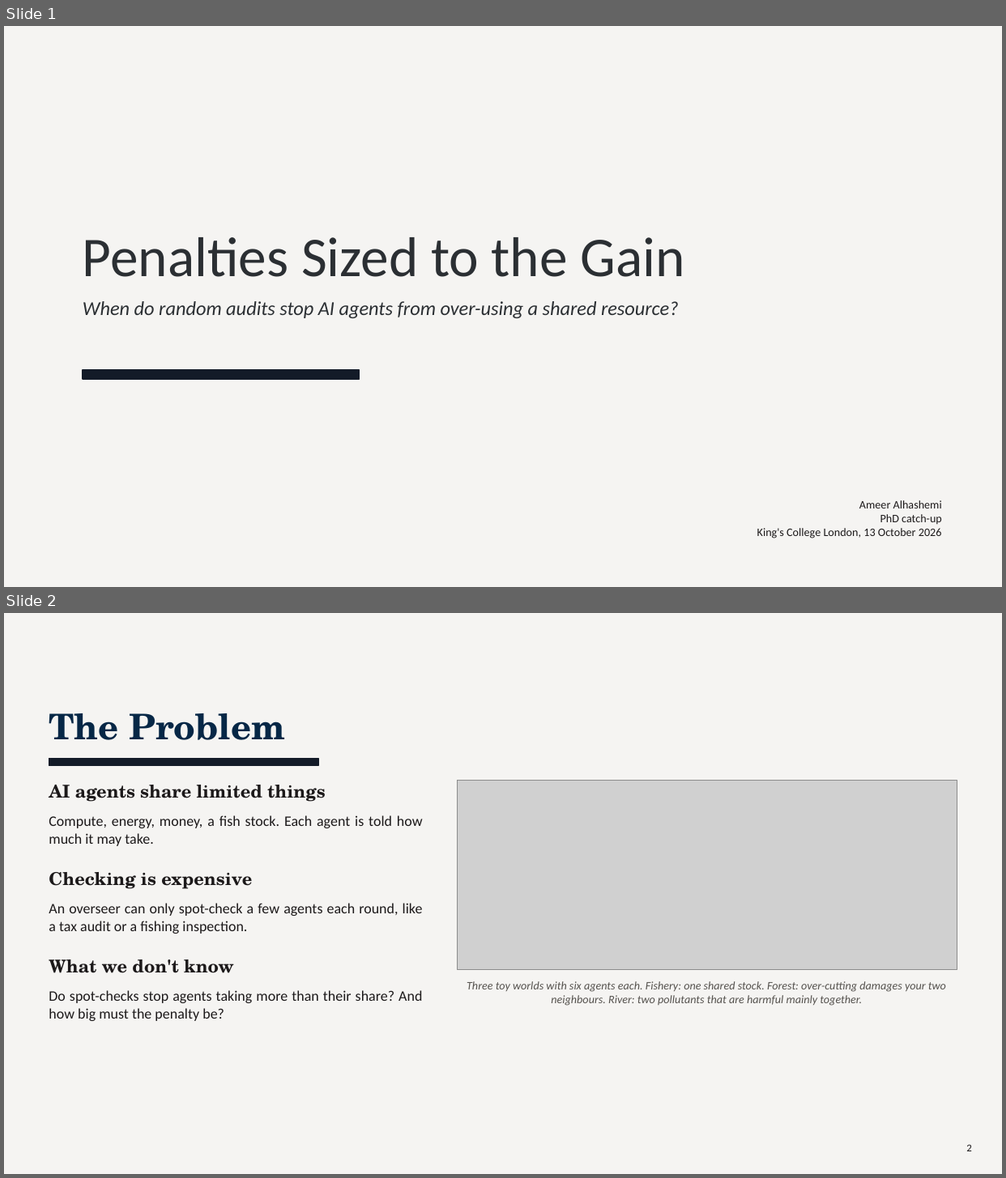
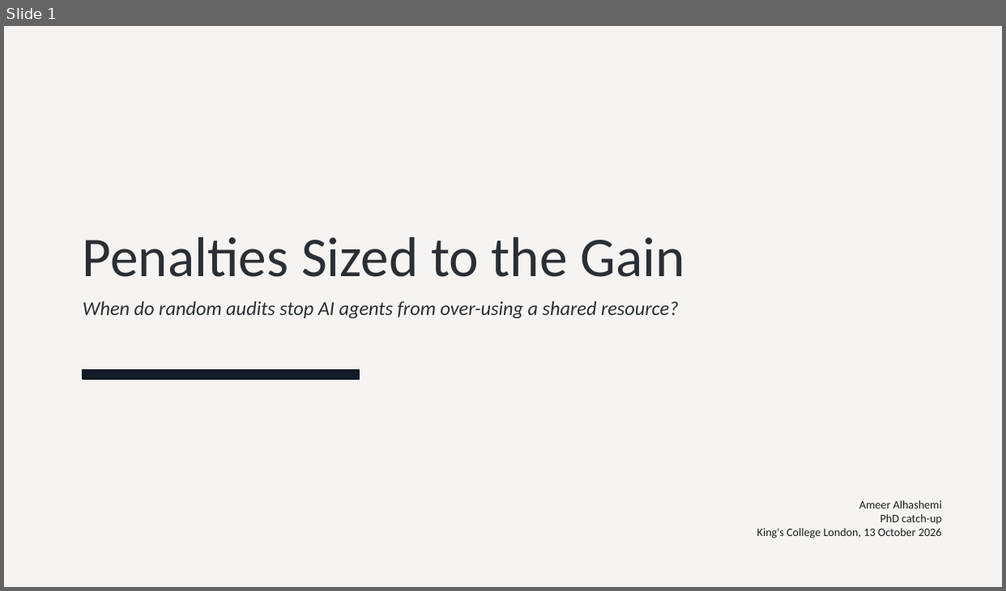
Before and after one commit to TallowCatch/invasion-commons, a slide deck: notes/slides/2026-10-13_phd_catchup/phd_catchup_2026-10-13.pptx. Shown one above the other, each under a label of ours: slides 1 and 2 before the commit, slide 1 after it. The pictures are 1006x1178 and 1006x591 pixels, drawn with LibreOffice and Linux fonts; fonts in the diff are those of the drawing; grey boxes stand for pictures. Boxes give left, top, right and bottom in pixels: in the first picture for what was removed or moved away, otherwise in the second. Text is boxed around its words. In the diff, an @@ line names an element or a change of style, - is before the commit and + after.

```diff
--- a/notes/slides/2026-10-13_phd_catchup/phd_catchup_2026-10-13.pptx
+++ b/notes/slides/2026-10-13_phd_catchup/phd_catchup_2026-10-13.pptx
@@ slide 2 removed at bbox=[4, 613, 1002, 1174], background #F5F4F2 @@
@@ text removed at bbox=[49, 713, 285, 740] @@
-The Problem
@@ rectangle removed at bbox=[49, 758, 318, 766] @@
@@ picture removed at bbox=[457, 781, 957, 970] @@
@@ text removed at bbox=[49, 785, 325, 802] @@
-AI agents share limited things
@@ text removed at bbox=[49, 815, 423, 846] @@
-Compute, energy, money, a fish stock. Each agent is told how much it may take.
@@ text removed at bbox=[49, 872, 252, 889] @@
-Checking is expensive
@@ text removed at bbox=[49, 903, 423, 934] @@
-An overseer can only spot-check a few agents each round, like a tax audit or a fishing inspection.
@@ text removed at bbox=[49, 960, 234, 973] @@
-What we don't know
@@ text removed at bbox=[49, 990, 422, 1021] @@
-Do spot-checks stop agents taking more than their share? And how big must the penalty be?
@@ text removed at bbox=[467, 982, 946, 1006] @@
-Three toy worlds with six agents each. Fishery: one shared stock. Forest: over-cutting damages your two neighbours. River: two pollutants that are harmful mainly together.
@@ text removed at bbox=[966, 1144, 971, 1152] @@
-2
```
Also in this commit, not shown: 8 slides changed, 7 slides added, 5 other slides removed, 2 other files.
